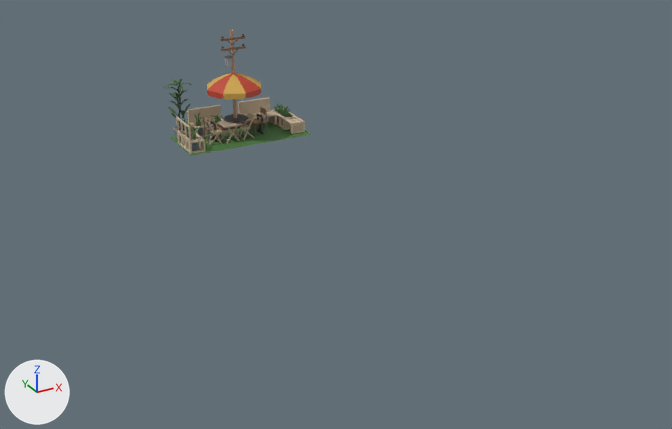
The glTF model sets/street-props/gltf-exports/street-props/street-props.gltf, before and after one commit.
Rendered twice from a 50 mm lens placed at (-13.6, -33.1, 12.2), pointed at (-0.3, -8.9, 0.0). Arrows for +X, +Y and +Z are at lower left; the lights stay in place. Where no turn or scale is listed for an object, it has been applied to the vertices.

Before the edit, the objects in view are built like this:
```python
me_outdoor_dining = bpy.data.meshes.new('outdoor_dining')
me_outdoor_dining.from_pydata(...)  # 593 vertices, 960 faces; spans x -1.28..1.28, y -1.13..1.13, z 0.0..2.65
me_outdoor_dining.materials.append(mat_atlas_colors)  # picture img_atlas_colors_diffuse
me_parklet = bpy.data.meshes.new('parklet')
me_parklet.from_pydata(...)  # 3639 vertices, 6400 faces; spans x -4.91..0.44, y -0.72..1.84, z -0.41..2.0
me_parklet.materials.append(mat_atlas_colors)  # picture img_atlas_colors_diffuse
ob_outdoor_dining = bpy.data.objects.new('outdoor_dining', me_outdoor_dining)
ob_outdoor_dining.location = (0.0, 0.0, 0.0)
ob_parklet = bpy.data.objects.new('parklet', me_parklet)
ob_parklet.location = (2.35, -0.53, 0.4)
```
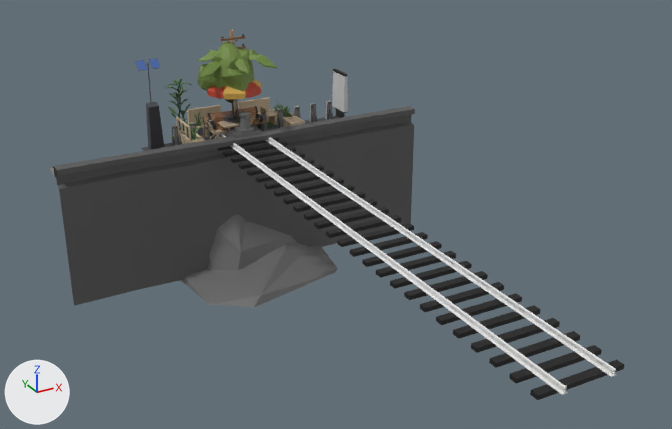
Commit message: Migrate loose objects into "street-props"

Boxes [x1, y1, x2, y2] around the edits, measured in the pictures (672 x 429 px):
```json
{"object": "sea_wall", "change": "added", "after": [48, 106, 415, 307], "on screen": "black"}
{"object": "track", "change": "added", "after": [218, 133, 624, 400]}
{"object": "bike_share", "change": "added", "after": [135, 59, 348, 151]}
{"object": "tree-01", "change": "added", "after": [197, 42, 254, 119], "on screen": "green"}
{"object": "palmtree", "change": "added", "after": [198, 49, 277, 113], "on screen": "green"}
{"object": "park_bench", "change": "added", "after": [208, 106, 262, 139]}
```

Scene script edits in JSON lines:
```json
{"op": "add", "block": "me_tree_01", "code": ["me_tree_01 = bpy.data.meshes.new('tree-01')", "me_tree_01.from_pydata(...)  # 164 vertices, 316 faces; spans x -1.38..0.83, y -1.07..0.83, z 0.0..3.85", "me_tree_01.materials.append(mat_atlas_colors)  # picture img_atlas_colors_diffuse"]}
{"op": "add", "block": "me_track", "code": ["me_track = bpy.data.meshes.new('track')", "me_track.from_pydata(...)  # 264 vertices, 412 faces; spans x -1.3..1.3, y -20.2..0.0, z 0.0..0.3", "me_track.materials.append(mat_atlas_colors)  # picture img_atlas_colors_diffuse"]}
{"op": "add", "block": "me_sea_wall", "code": ["me_sea_wall = bpy.data.meshes.new('sea_wall')", "me_sea_wall.from_pydata(...)  # 233 vertices, 358 faces; spans x -7.46..7.54, y -4.72..0.0, z -5.24..1.26", "me_sea_wall.materials.append(mat_atlas_colors)  # picture img_atlas_colors_diffuse"]}
{"op": "add", "block": "me_park_bench", "code": ["me_park_bench = bpy.data.meshes.new('park_bench')", "me_park_bench.from_pydata(...)  # 314 vertices, 552 faces; spans x -1.04..1.04, y -0.29..0.33, z 0.0..1.05", "me_park_bench.materials.append(mat_atlas_colors)  # picture img_atlas_colors_diffuse"]}
{"op": "add", "block": "me_palmtree", "code": ["me_palmtree = bpy.data.meshes.new('palmtree')", "me_palmtree.from_pydata(...)  # 150 vertices, 212 faces; spans x -1.65..1.46, y -1.65..1.66, z 0.0..3.45", "me_palmtree.materials.append(mat_atlas_colors)  # picture img_atlas_colors_diffuse"]}
{"op": "add", "block": "me_bike_share", "code": ["me_bike_share = bpy.data.meshes.new('bike_share')", "me_bike_share.from_pydata(...)  # 1812 vertices, 2725 faces; spans x -3.83..5.01, y -0.46..0.54, z 0.0..3.44", "me_bike_share.materials.append(mat_atlas_colors)  # picture img_atlas_colors_diffuse"]}
{"op": "add", "block": "ob_tree_01", "code": ["ob_tree_01 = bpy.data.objects.new('tree-01', me_tree_01)", "ob_tree_01.location = (0.0, 0.0, 0.0)"]}
{"op": "add", "block": "ob_track", "code": ["ob_track = bpy.data.objects.new('track', me_track)", "ob_track.location = (0.0, 0.0, 0.0)"]}
{"op": "add", "block": "ob_sea_wall", "code": ["ob_sea_wall = bpy.data.objects.new('sea_wall', me_sea_wall)", "ob_sea_wall.location = (0.0, 0.0, 0.0)"]}
{"op": "add", "block": "ob_park_bench", "code": ["ob_park_bench = bpy.data.objects.new('park_bench', me_park_bench)", "ob_park_bench.location = (0.0, 0.0, 0.0)"]}
{"op": "add", "block": "ob_palmtree", "code": ["ob_palmtree = bpy.data.objects.new('palmtree', me_palmtree)", "ob_palmtree.location = (0.0, 0.0, 0.0)"]}
{"op": "add", "block": "ob_bike_share", "code": ["ob_bike_share = bpy.data.objects.new('bike_share', me_bike_share)", "ob_bike_share.location = (0.0, 0.0, 0.0)"]}
```
